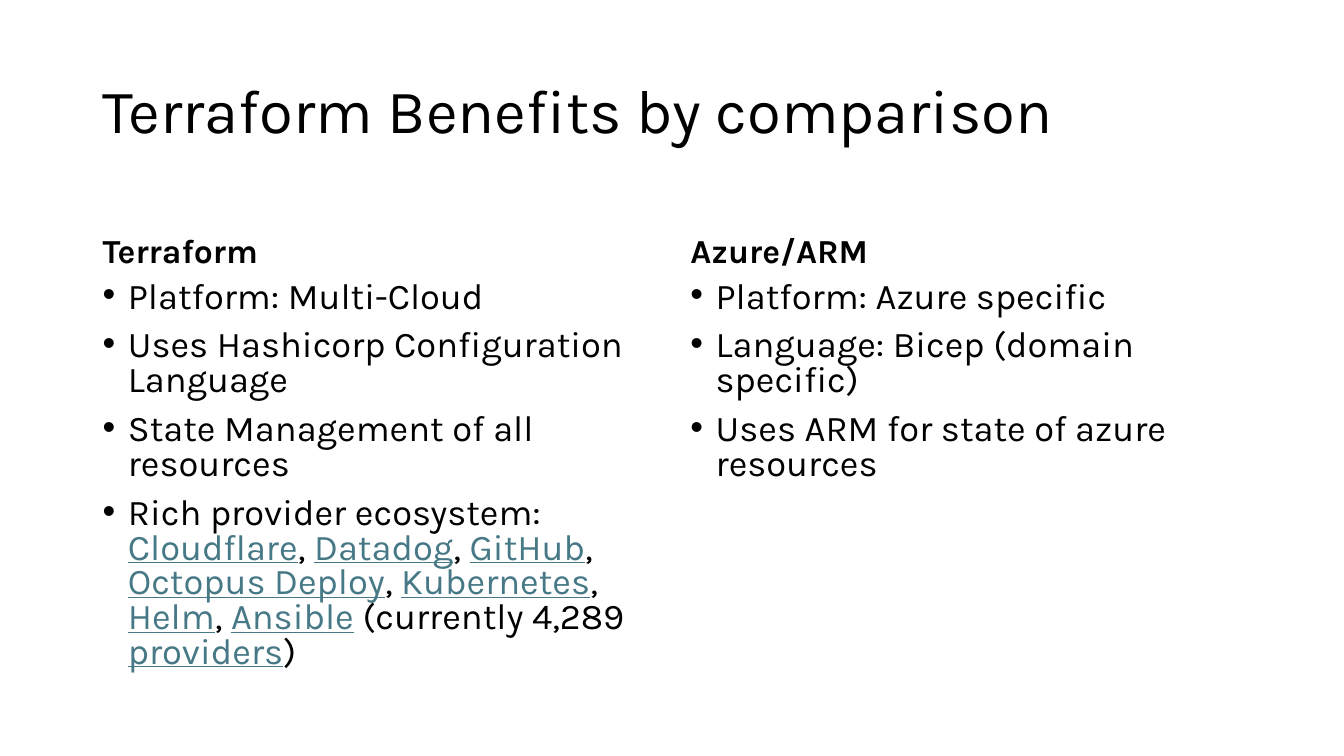
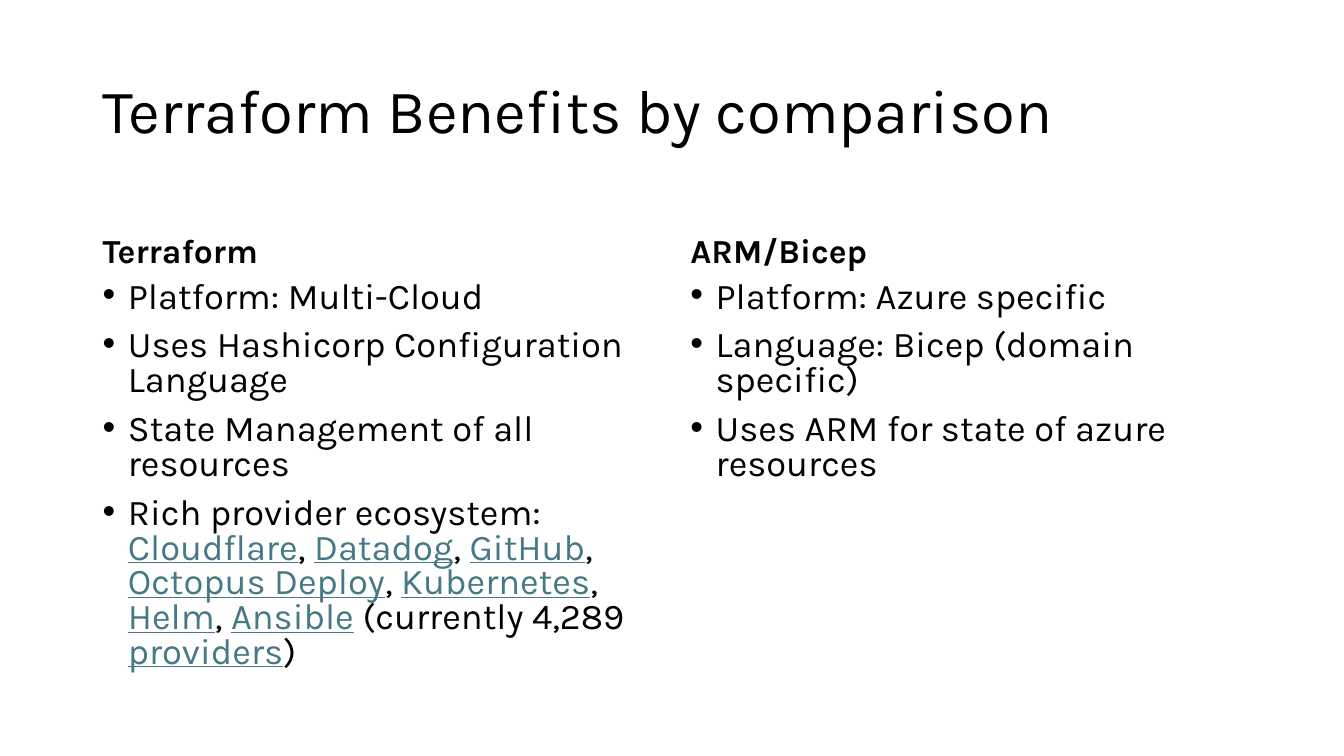
Before and after one commit to 2good4hisowngood/Terraform-tech-talk, a slide deck: slide 3 of Terraform Tech Talk.pptx. Drawn at 1344x756 pixels with LibreOffice and Linux fonts; fonts in the diff are those of the drawing. Boxes give left, top, right and bottom in pixels: in the first picture for what was removed or moved away, otherwise in the second. Text is boxed around its words. In the diff, an @@ line names an element or a change of style, - is before the commit and + after.

```diff
--- a/Terraform Tech Talk.pptx
+++ b/Terraform Tech Talk.pptx
@@ text at (690, 238, 867, 271): text changed @@
-Azure/ARM
+ARM/Bicep
```
Also in this commit, not shown: 3 other slides changed, 1 slide added.
